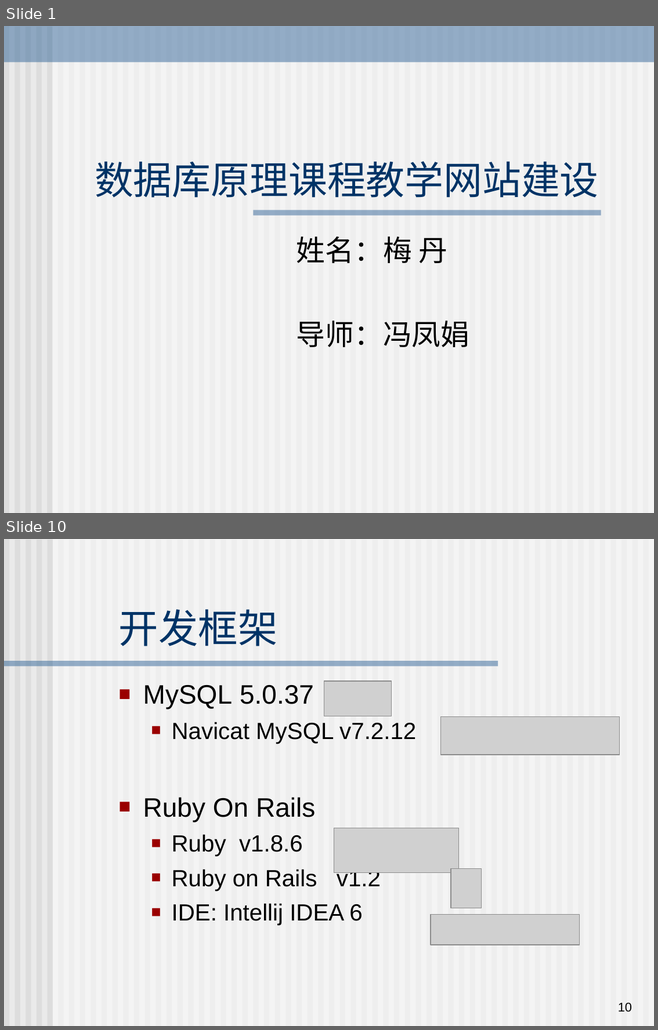
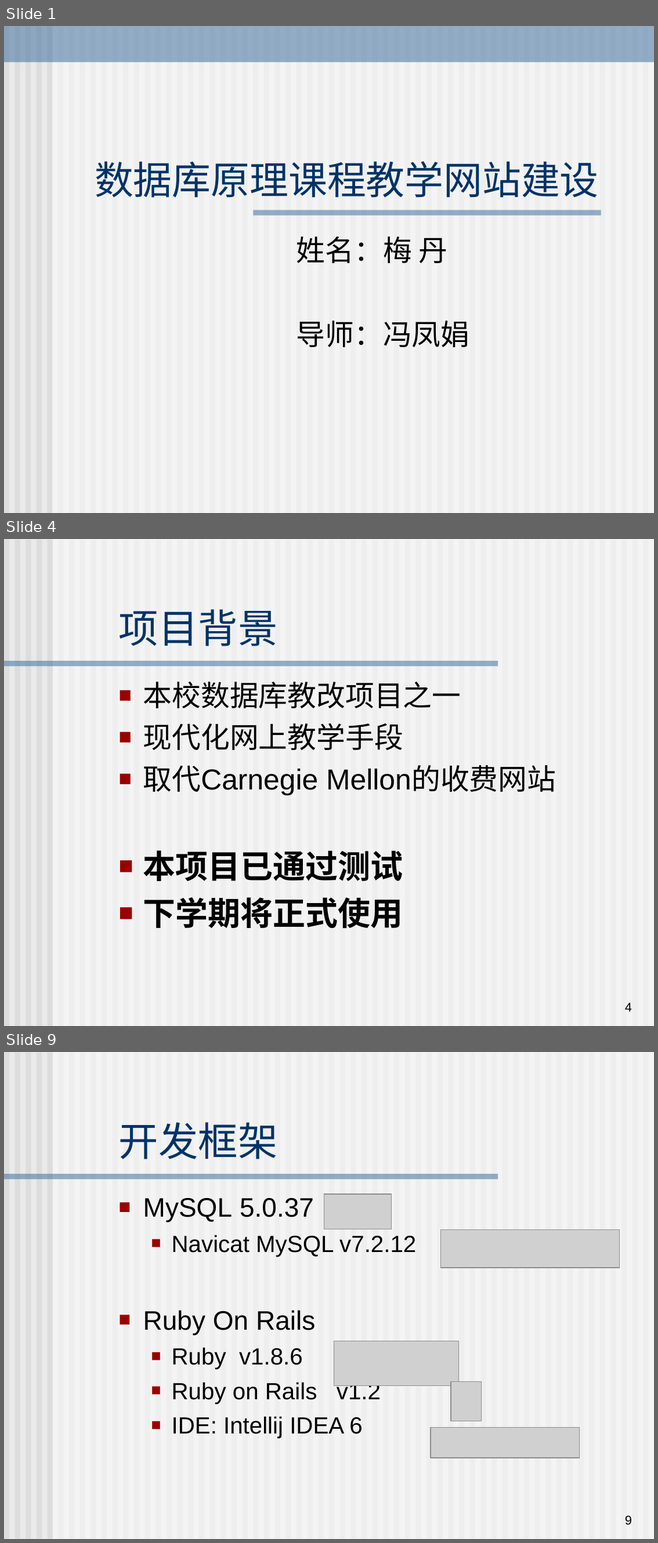
Before and after one commit to shanboli/finalprojectdocbackup, a slide deck: 1.0/梅丹毕设答辩.ppt. Shown one above the other, each under a label of ours: slides 1 and 10 before the commit, slides 1, 4 and 9 after it; the slides between them are not shown. The pictures are 658x1030 and 658x1543 pixels, drawn with LibreOffice and Linux fonts; fonts in the diff are those of the drawing; grey boxes stand for pictures; background and template pictures are left out. Boxes give left, top, right and bottom in pixels: in the first picture for what was removed or moved away, otherwise in the second. Text is boxed around its words. In the diff, an @@ line names an element or a change of style, - is before the commit and + after.

```diff
--- a/1.0/梅丹毕设答辩.ppt
+++ b/1.0/梅丹毕设答辩.ppt
@@ slide 4 added at <box>4,539,654,1026</box>, background #EAEAEA; not listed: 62 template elements that a slide beside it also shows @@
@@ title added at <box>119,609,278,646</box>, 44 pt, text #003366 @@
+项目背景
@@ text added at <box>143,682,556,928</box>, 32 pt, text #000000 @@
+■ 本校数据库教改项目之一
+■ 现代化网上教学手段
+■ 取代Carnegie Mellon的收费网站
+■ 本项目已通过测试
+■ 下学期将正式使用
@@ page number added at <box>625,1003,632,1012</box>, 14 pt, text #000000 @@
+4
@@ what was slide 10 is now slide 9 @@
@@ page number at <box>625,1516,632,1525</box>: text changed @@
-10
+9
```
Also in this commit, not shown: 10 slides changed, 11 other slides added, 15 slides removed, 3 other files.
